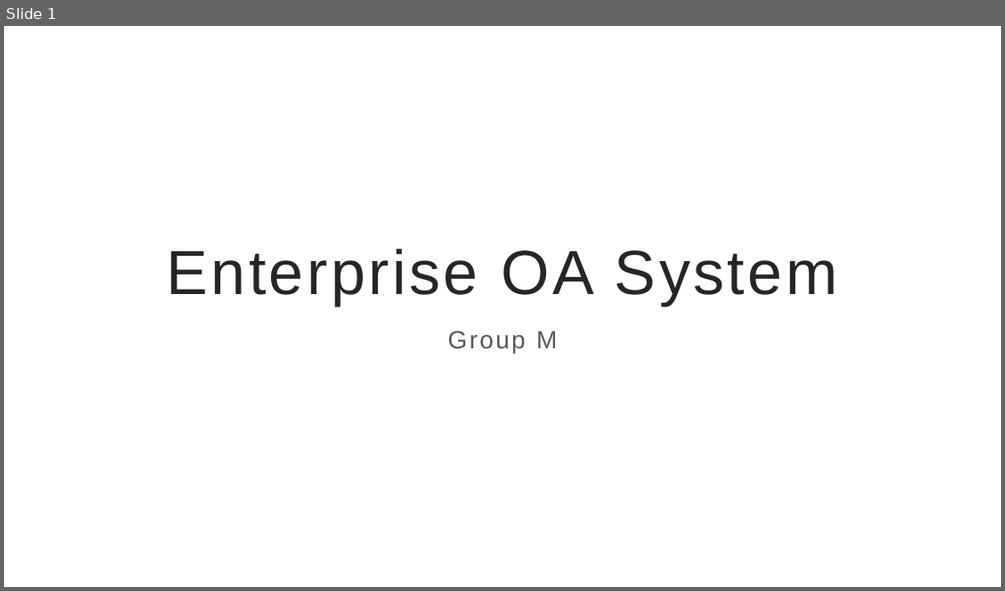
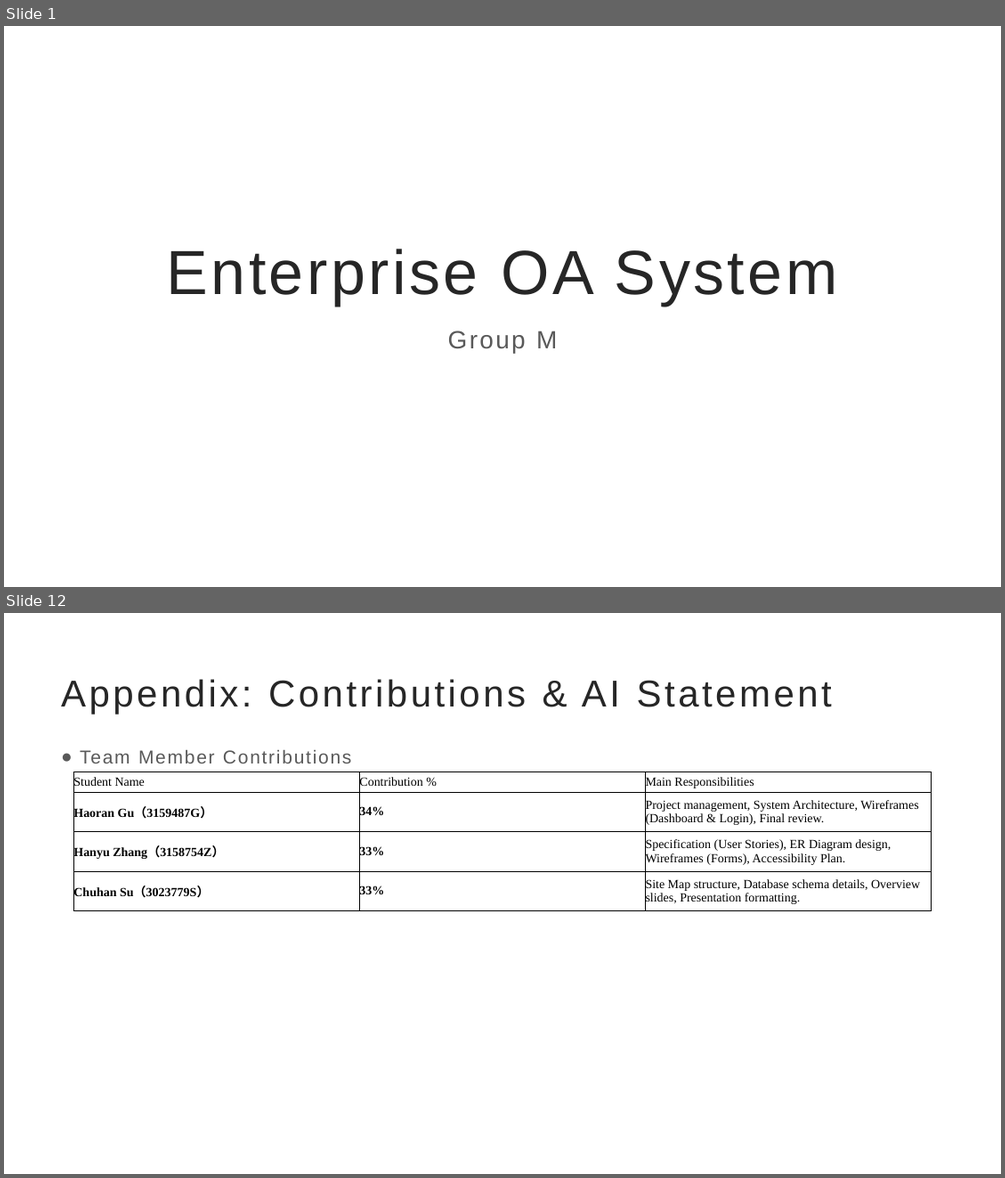
Before and after one commit to Harold-Gu/Enterprise-OA-Management-System, a slide deck: OA System.pptx. Shown one above the other, each under a label of ours: slide 1 before the commit, slides 1 and 12 after it; the slides between them are not shown. The pictures are 1005x591 and 1005x1178 pixels, drawn with LibreOffice and Linux fonts; fonts in the diff are those of the drawing. Boxes give left, top, right and bottom in pixels: in the first picture for what was removed or moved away, otherwise in the second. Text is boxed around its words. In the diff, an @@ line names an element or a change of style, - is before the commit and + after.

```diff
--- a/OA System.pptx
+++ b/OA System.pptx
@@ slide 12 added at bbox=[4, 613, 1001, 1174], background #FFFFFF @@
@@ title added at bbox=[61, 679, 832, 714], 36 pt, text #262626 @@
+Appendix: Contributions & AI Statement
@@ table added at bbox=[73, 772, 930, 911], 4 rows, 3 columns @@
+Student Name | Contribution % | Main Responsibilities
+Haoran Gu（3159487G） | 34% | Project management, System Architecture, Wireframes (Dashboard & Login), Final review.
+Hanyu Zhang（3158754Z） | 33% | Specification (User Stories), ER Diagram design, Wireframes (Forms), Accessibility Plan.
+Chuhan Su（3023779S） | 33% | Site Map structure, Database schema details, Overview slides, Presentation formatting.
@@ text added at bbox=[80, 750, 351, 763], 18 pt, text #595959 @@
+● Team Member Contributions
```
Also in this commit, not shown: 2 slides changed, 8 other slides added, 1 slide removed.
